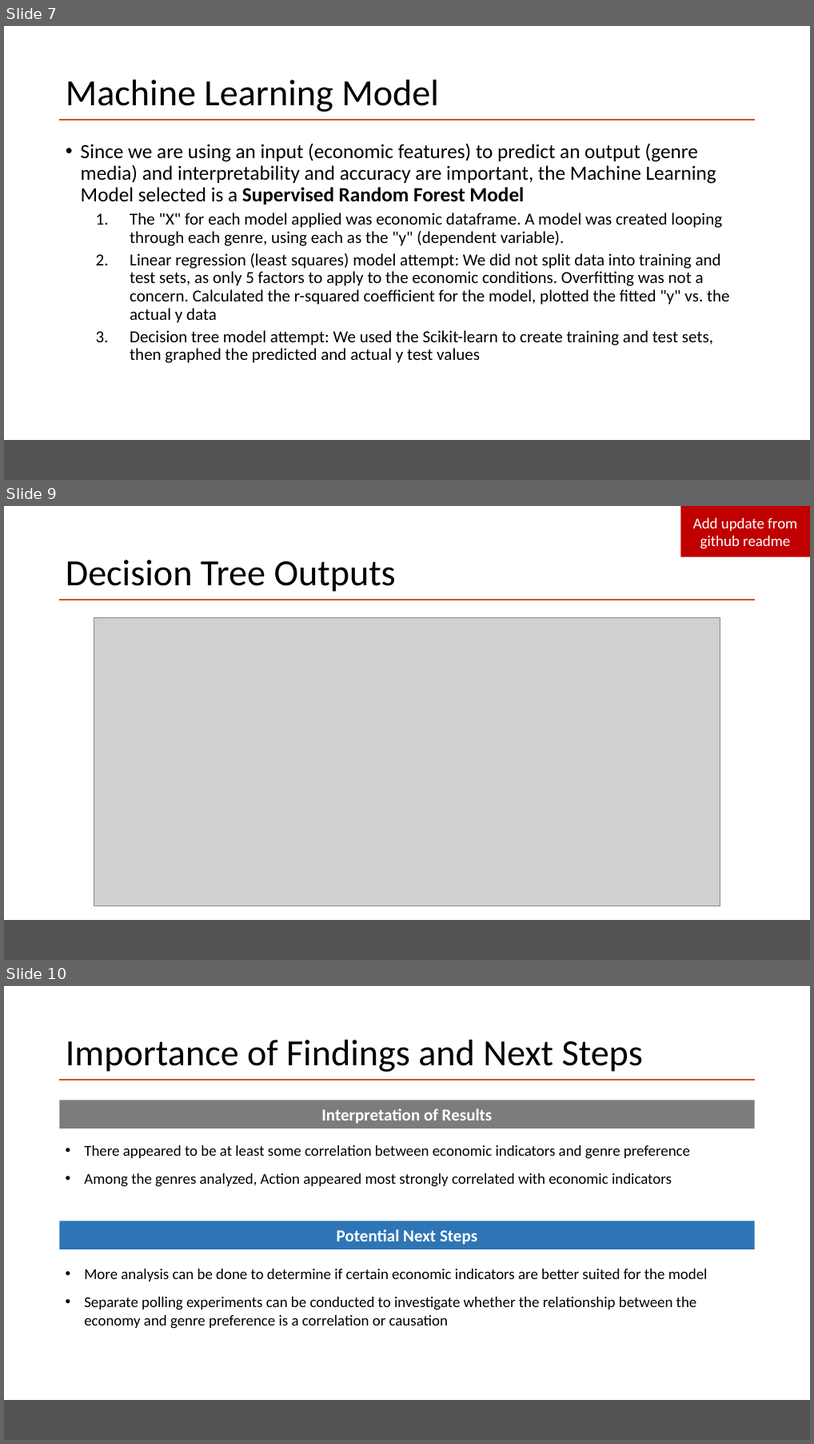
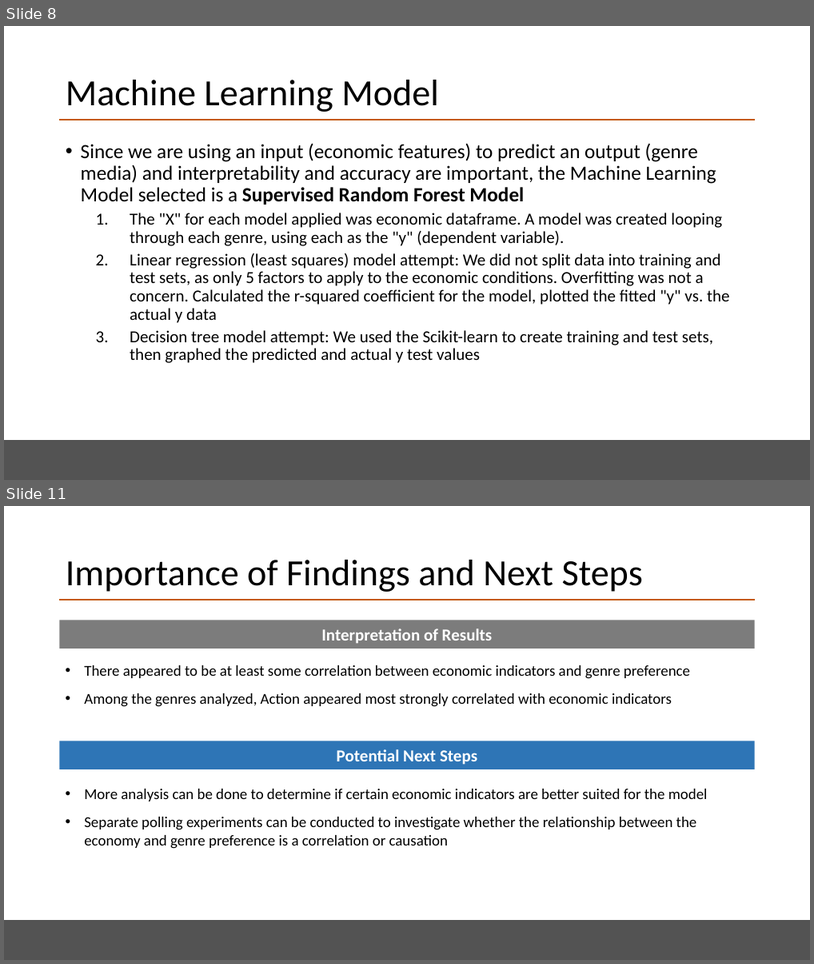
Before and after one commit to emilymcdaniel/Final_Project, a slide deck: BootCamp_FinalPres_v3.pptx. Shown one above the other, each under a label of ours: slides 7, 9 and 10 before the commit, slides 8 and 11 after it; the slides between them are not shown. The pictures are 814x1444 and 814x964 pixels, drawn with LibreOffice and Linux fonts; fonts in the diff are those of the drawing; grey boxes stand for pictures. Boxes give left, top, right and bottom in pixels: in the first picture for what was removed or moved away, otherwise in the second. Text is boxed around its words. In the diff, an @@ line names an element or a change of style, - is before the commit and + after.

```diff
--- a/BootCamp_FinalPres_v3.pptx
+++ b/BootCamp_FinalPres_v3.pptx
@@ slide 9 removed at bbox=[4, 506, 810, 960], background #FFFFFF; not listed: 2 template elements that a slide beside it also shows @@
@@ rectangle removed at bbox=[682, 506, 810, 557] @@
-Add update from github readme
@@ title removed at bbox=[66, 560, 396, 592] @@
-Decision Tree Outputs
@@ picture removed at bbox=[94, 618, 720, 906] @@
@@ what was slide 7 is now slide 8 @@
@@ what was slide 10 is now slide 11 @@
```
Also in this commit, not shown: 3 slides changed, 4 slides added, 2 other slides removed.
